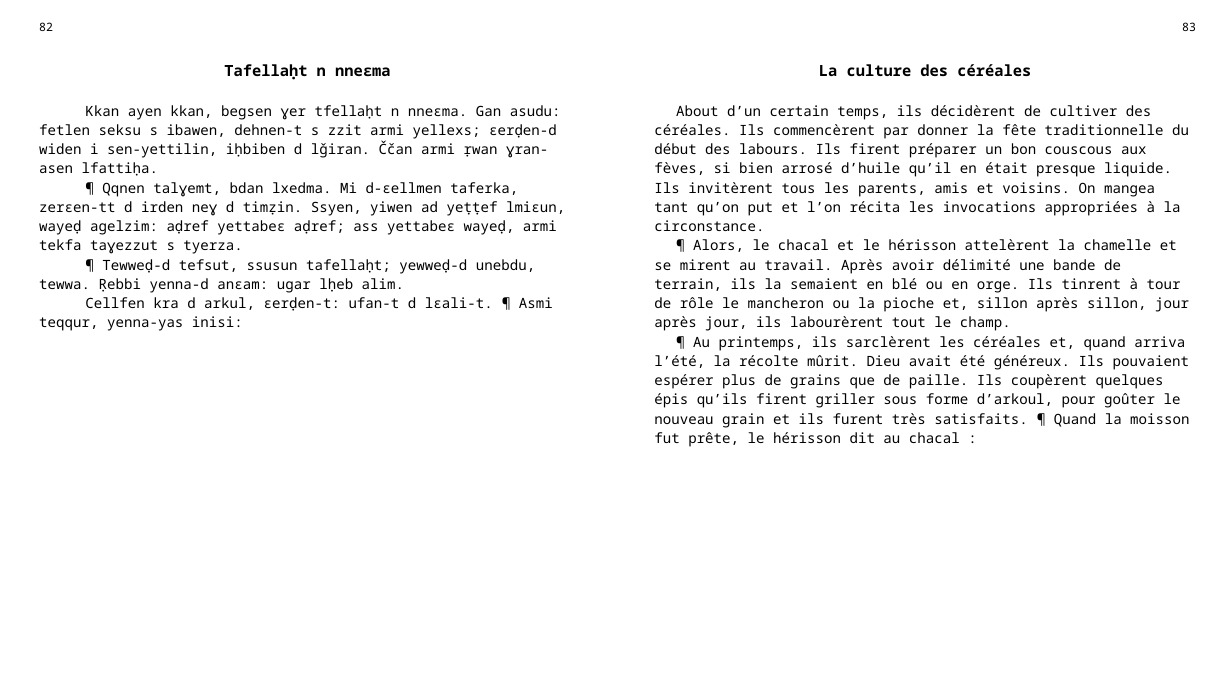
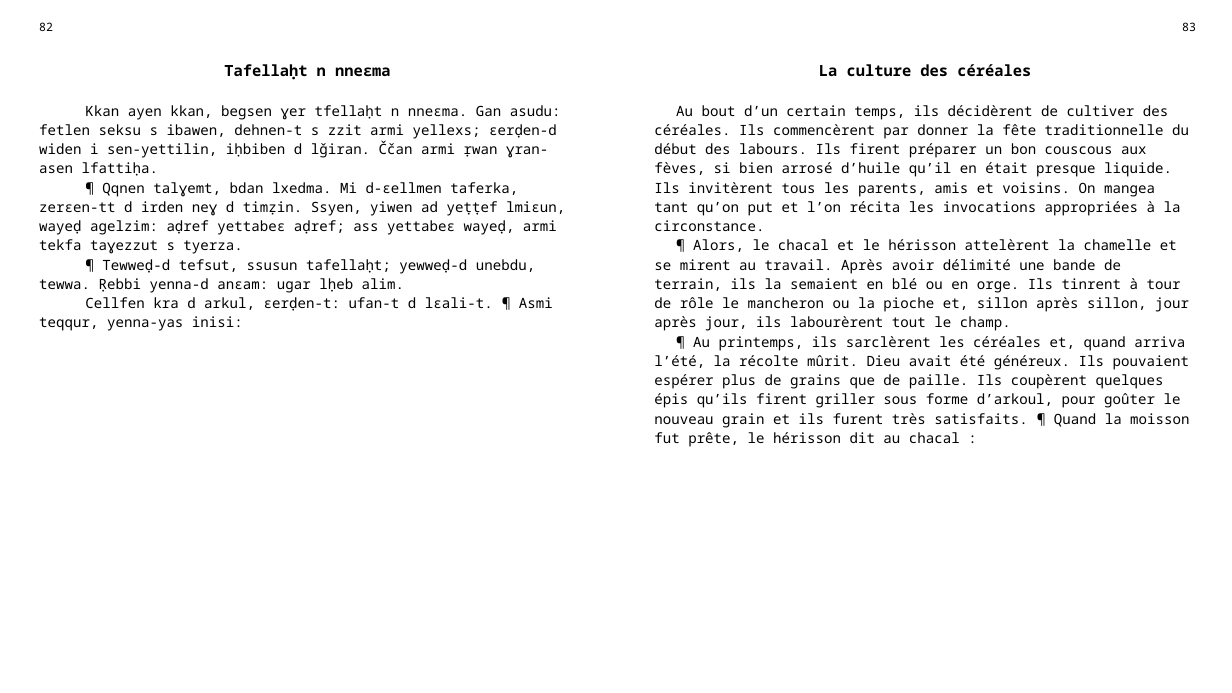
Before and after one commit to sferhah/tamacahut_n_wuccen, a slide deck: slide 37 of Uccen.ConsoleApp/uccen.pptx. Drawn at 1232x693 pixels with LibreOffice and Linux fonts; fonts in the diff are those of the drawing. Boxes give left, top, right and bottom in pixels: in the first picture for what was removed or moved away, otherwise in the second. Text is boxed around its words. In the diff, an @@ line names an element or a change of style, - is before the commit and + after.

```diff
--- a/Uccen.ConsoleApp/uccen.pptx
+++ b/Uccen.ConsoleApp/uccen.pptx
@@ table at box(30, 15, 1205, 668) @@
-row 3, column 3: About d’un certain temps, ils décidèrent de cultiver des céréales. Ils commencèrent par donner la fête traditionnelle du début des labours. Ils firent préparer un bon couscous aux fèves, si bien arrosé d’huile qu’il en était presque liquide. Ils invitèrent tous les parents, amis et voisins. On mangea tant qu’on put et l’on récita les invocations appropriées à la circonstance. / ¶ Alors, le chacal et le hérisson attelèrent la chamelle et se mirent au travail. Après avoir délimité une bande de terrain, ils la semaient en blé ou en orge. Ils tinrent à tour de rôle le mancheron ou la pioche et, sillon après sillon, jour après jour, ils labourèrent tout le champ. / ¶ Au printemps, ils sarclèrent les céréales et, quand arriva l’été, la récolte mûrit. Dieu avait été généreux. Ils pouvaient espérer plus de grains que de paille. Ils coupèrent quelques épis qu’ils firent griller sous forme d’arkoul, pour goûter le nouveau grain et ils furent très satisfaits. ¶ Quand la moisson fut prête, le hérisson dit au chacal :
+row 3, column 3: Au bout d’un certain temps, ils décidèrent de cultiver des céréales. Ils commencèrent par donner la fête traditionnelle du début des labours. Ils firent préparer un bon couscous aux fèves, si bien arrosé d’huile qu’il en était presque liquide. Ils invitèrent tous les parents, amis et voisins. On mangea tant qu’on put et l’on récita les invocations appropriées à la circonstance. / ¶ Alors, le chacal et le hérisson attelèrent la chamelle et se mirent au travail. Après avoir délimité une bande de terrain, ils la semaient en blé ou en orge. Ils tinrent à tour de rôle le mancheron ou la pioche et, sillon après sillon, jour après jour, ils labourèrent tout le champ. / ¶ Au printemps, ils sarclèrent les céréales et, quand arriva l’été, la récolte mûrit. Dieu avait été généreux. Ils pouvaient espérer plus de grains que de paille. Ils coupèrent quelques épis qu’ils firent griller sous forme d’arkoul, pour goûter le nouveau grain et ils furent très satisfaits. ¶ Quand la moisson fut prête, le hérisson dit au chacal :
```
Also in this commit, not shown: 1 other file.
